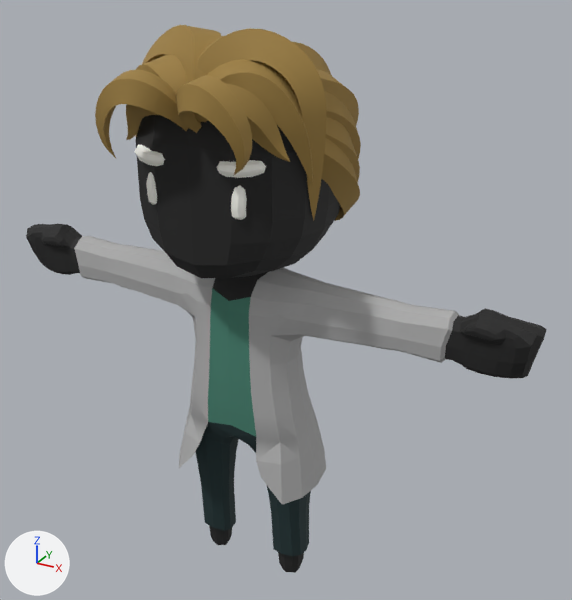
A saved change to the glTF model public/assets/worldstream/rigged/q-doctor.glb.
Before and after are seen from a 50 mm camera at (1.187, -1.86, 1.998) aimed at (0.099, 0.118, 1.009). Arrows for +X, +Y and +Z are at lower left; the lights stay in place. The older version comes first. Where no turn or scale is listed for an object, it has been applied to the vertices. Vertices at exactly the same position are counted once.

Before the edit, the objects in view are built like this:
```python
me_cunurbspath_010 = bpy.data.meshes.new('CUNurbsPath.010')
me_cunurbspath_010.from_pydata(...)  # 3336 vertices, 6498 faces; spans x -0.89..0.89, y -0.39..0.33, z -0.01..1.81
me_cunurbspath_010.materials.append(mat_body)
ob_body = bpy.data.objects.new('Body', me_cunurbspath_010)
ob_body.location = (0.002, 0.047, 0.011)
```
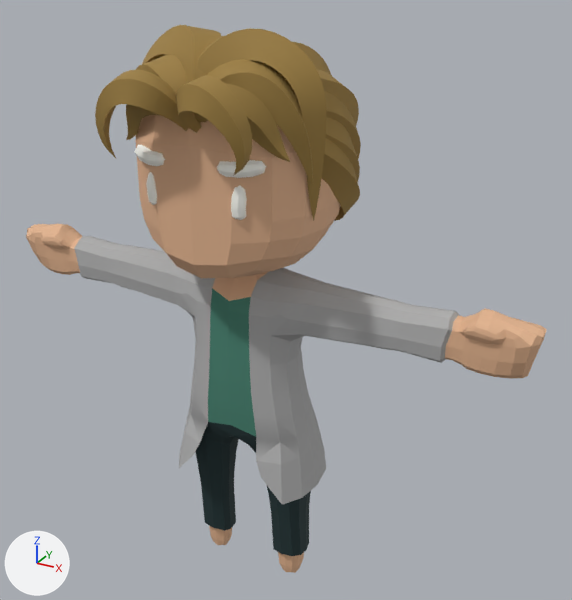
What changed in the scene script:
```text
Change me_cunurbspath_010:
    where me_cunurbspath_010.from_pydata(...)  # 3336 vertices, 6498 faces; spans x -0.89..0.89, y -0.39..0.33, z -0.01..1.81
    used by ob_body; location = (0.002, 0.047, 0.011)
    me_cunurbspath_010 part 1: 1024 faces centred in x -0.89..0.89, y -0.27..0.27, z -0.01..1.7 are repainted in the vertex colours; the middle colour goes from black #1f1f1f to beige #e3b48f
```

What differs and where, as boxes [x1, y1, x2, y2] in the pictures (572 x 600 px):
part 1 of me_cunurbspath_010, recoloured
    both: [26, 115, 547, 573]
